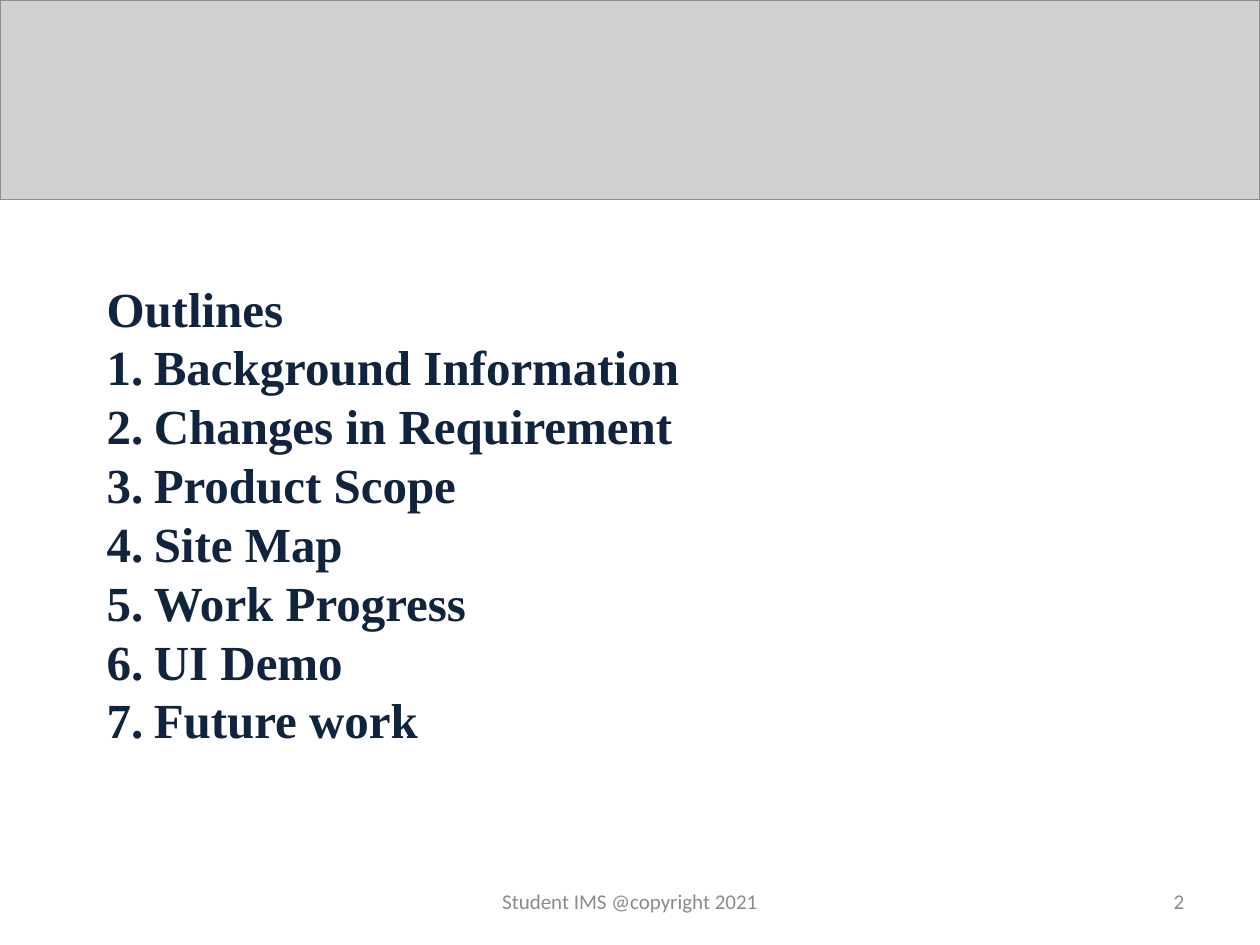
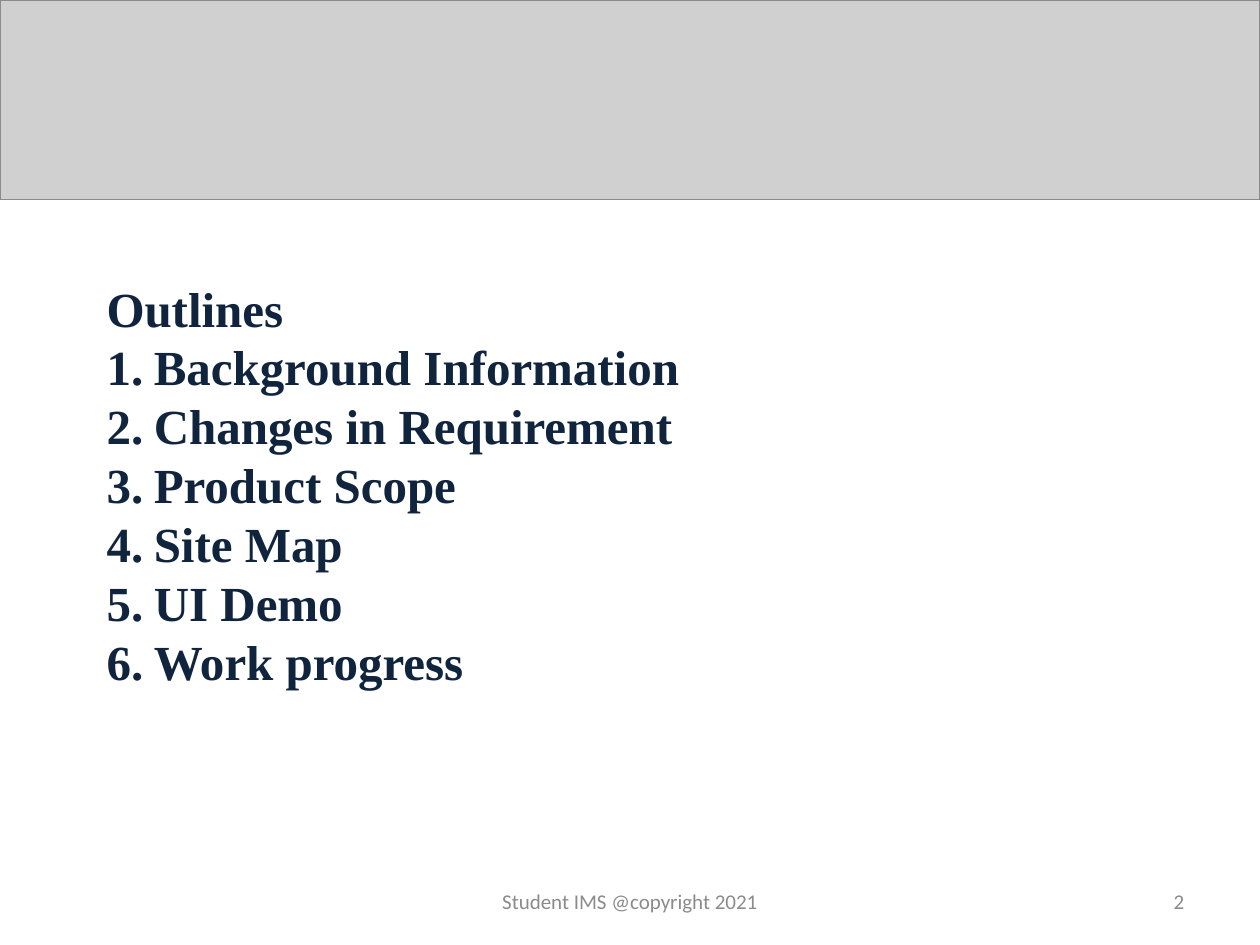
Before and after one commit to github-rinzin/documentation, a slide deck: slide 2 of fifth_review.pptx. Drawn at 1260x945 pixels with LibreOffice and Linux fonts; fonts in the diff are those of the drawing; grey boxes stand for pictures. Boxes give left, top, right and bottom in pixels: in the first picture for what was removed or moved away, otherwise in the second. Text is boxed around its words. In the diff, an @@ line names an element or a change of style, - is before the commit and + after.

```diff
--- a/fifth_review.pptx
+++ b/fifth_review.pptx
@@ text at [154, 587, 466, 631]: paragraph removed @@
-5. Work Progress
@@ text at [154, 646, 464, 689]: text changed @@
-7. Future work
+6. Work progress
```
Also in this commit, not shown: 2 other slides changed, 1 slide removed.
